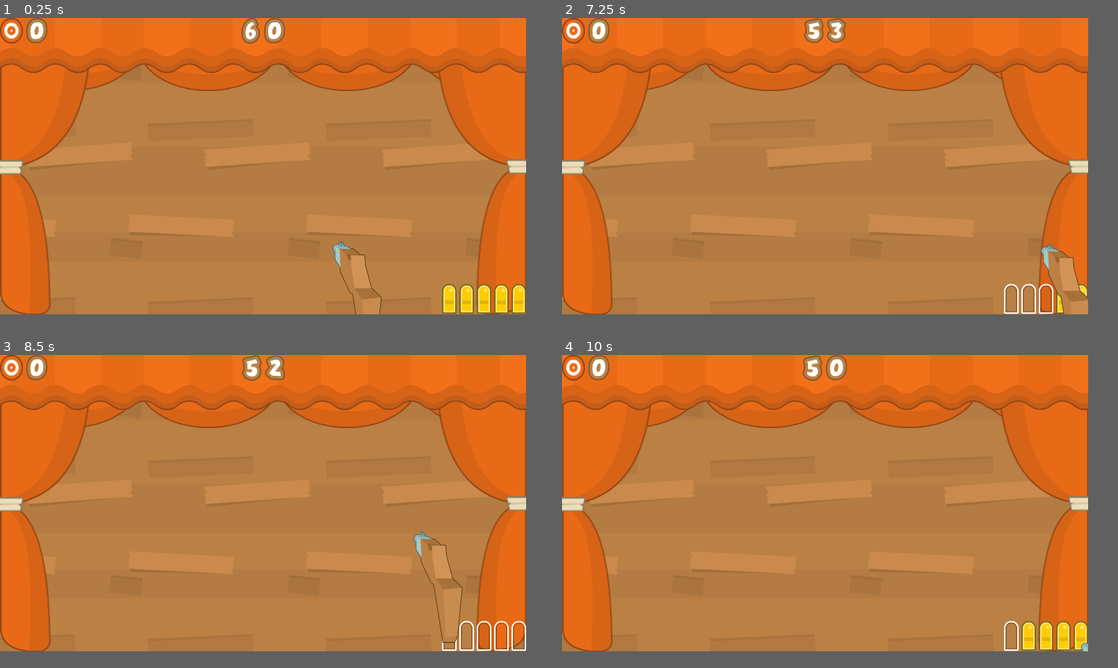
Above: before the commit, frames 1-4 (two rows, left to right).
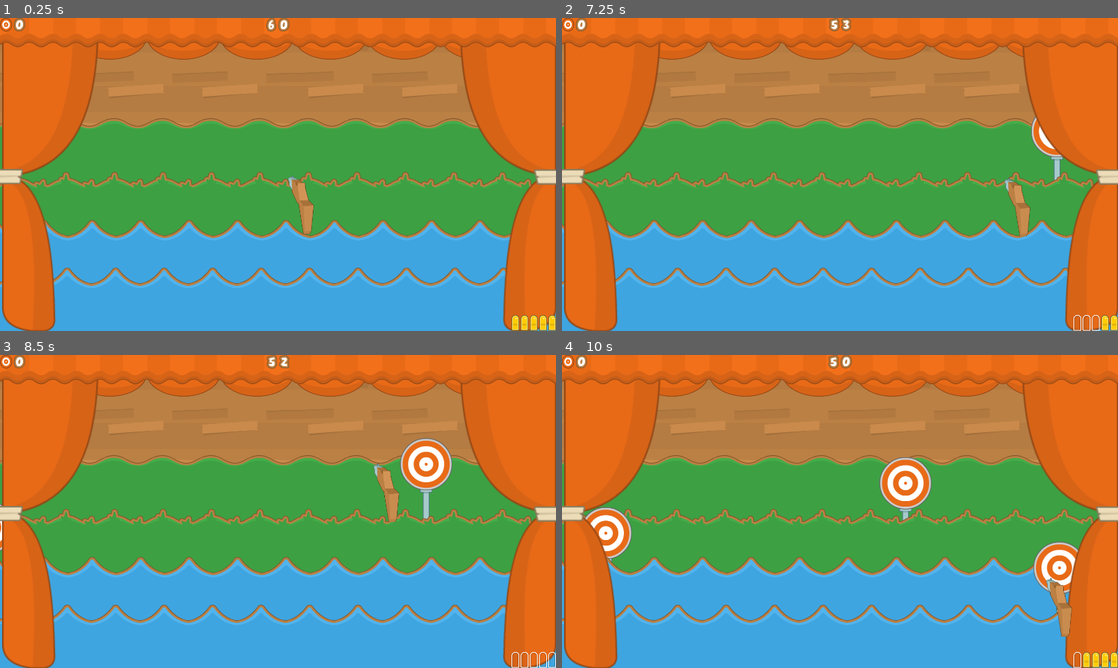
Above: after the commit, the same moments.

Repository: KieranGliver/shooting-gallery
Game: Godot game, scene res://main.tscn
Two runs of this game, one before a commit and one after it. Both use one fixed random seed, a clock stepped at 60 frames per second and the inputs below.
Inputs (mouse positions are in pixels of both pictures, inside the frame that each line leads up to):
- Up to frame 1 (0.25 s): no input
- Up to frame 2 (7.25 s): move the mouse to (940, 152) at 0.52 s; press the mouse at (940, 152) at 0.53 s; move the mouse to (717, 180) at 1.27 s; release the mouse at (717, 180) at 1.28 s; click (717, 180) at 1.35 s; move the mouse to (878, 102) at 2.02 s; press the mouse at (878, 102) at 2.03 s; move the mouse to (801, 224) at 2.77 s; release the mouse at (801, 224) at 2.78 s; click (801, 224) at 2.85 s; move the mouse to (984, 212) at 3.52 s; press the mouse at (984, 212) at 3.53 s; move the mouse to (667, 121) at 4.27 s; release the mouse at (667, 121) at 4.28 s; click (667, 121) at 4.35 s; move the mouse to (851, 165) at 5.02 s; press the mouse at (851, 165) at 5.03 s; move the mouse to (745, 93) at 5.77 s; release the mouse at (745, 93) at 5.78 s; click (745, 93) at 5.85 s; move the mouse to (940, 152) at 6.52 s; press the mouse at (940, 152) at 6.53 s
- Up to frame 3 (8.5 s): move the mouse to (155, 517) at 7.27 s; release the mouse at (155, 517) at 7.28 s; click (155, 517) at 7.35 s; move the mouse to (316, 439) at 8.02 s; press the mouse at (316, 439) at 8.03 s
- Up to frame 4 (10 s): move the mouse to (801, 561) at 8.77 s; release the mouse at (801, 561) at 8.78 s; click (801, 561) at 8.85 s; move the mouse to (984, 549) at 9.52 s; press the mouse at (984, 549) at 9.53 s
In our replay, the window is 757x426 before the commit and 800x450 after it. These sizes can differ from the game's own. Grey fills any space a smaller window leaves; there, only what the larger window draws over its background counts as a difference.

The runs differ from the first frame. In frame 1, 67% of the frame differs, in the area x 0-100%, y 0-100%; in frame 2, 67%; in frame 3, 67%; in frame 4, 67%.

Commit message:
Added target split

Diff:
--- a/ammo_display.gd
+++ b/ammo_display.gd
@@ -14,8 +14,10 @@
 func _ready():
 	ammo = max_ammo
 
+
 func reload():
 	ammo = max_ammo
+
 
 func shoot() -> bool:
 	ammo -= 1
@@ -23,6 +25,7 @@
 		reload()
 		return false
 	return true
+
 
 func add_image(texture: Texture2D):
 	var display = TextureRect.new()
--- /dev/null
+++ b/broken_target.tscn
@@ -0,0 +1,21 @@
+[gd_scene load_steps=4 format=3 uid="uid://chlvqsfrf61hh"]
+
+[ext_resource type="Texture2D" uid="uid://djesg2wfd8i55" path="res://Assets/PNG/Objects/stick_metal_outline_broken.png" id="1_7qptx"]
+[ext_resource type="Texture2D" uid="uid://dtydkljk7y8ox" path="res://Assets/PNG/Objects/target_red2_outline.png" id="2_bvq5a"]
+[ext_resource type="Texture2D" uid="uid://powmhbkx82rt" path="res://Assets/PNG/Objects/target_back_outline.png" id="3_hbnlc"]
+
+[node name="BrokenTarget" type="RigidBody2D"]
+gravity_scale = 0.5
+
+[node name="Stick" type="Sprite2D" parent="."]
+position = Vector2(-1, -4)
+texture = ExtResource("1_7qptx")
+offset = Vector2(0, 100)
+flip_v = true
+
+[node name="BullseyeFront" type="Sprite2D" parent="."]
+texture = ExtResource("2_bvq5a")
+
+[node name="BullseyeBack" type="Sprite2D" parent="."]
+visible = false
+texture = ExtResource("3_hbnlc")
--- a/main.gd
+++ b/main.gd
@@ -1,14 +1,19 @@
 extends Node2D
+
+enum State {IDLE, RUNNING}
 
 @export var round_length: int = 0
 
 var events: Dictionary = {} # events[int] = Callable
 var tick: int = 0
+var current: State = State.IDLE
 
+@onready var wave_managers = $WaveManagers
 @onready var score_display = $CanvasLayer/ScoreDisplay
 @onready var ammo_display = $CanvasLayer/AmmoDisplay
 @onready var time_display = $CanvasLayer/TimeDisplay
 @onready var text_display = $CanvasLayer/TextDisplay
+@onready var little_hand = $LittleHand
 
 
 func _ready():
@@ -22,12 +27,9 @@
 
 func _unhandled_input(event: InputEvent) -> void:
 	if event.is_action_pressed("left_mouse"):
-		if not ammo_display.shoot():
-			get_viewport().set_input_as_handled()
-
-
-func start():
-	time_display.data = round_length
+		if current == State.RUNNING:
+			if not ammo_display.shoot(): # Reduces ammo_display ammo
+				get_viewport().set_input_as_handled()
 
 
 func _on_little_hand_timeout() -> void:
@@ -39,5 +41,17 @@
 		game_over()
 
 
+func start():
+	time_display.data = round_length
+	little_hand.start()
+	current = State.RUNNING
+
+
 func game_over():
 	text_display.game_over = true
+	for child in wave_managers.get_children():
+		child.wave_interval = 0.0
+	for node in get_tree().get_nodes_in_group("target"):
+		node.queue_free()
+	little_hand.stop()
+	current = State.IDLE
--- a/main.tscn
+++ b/main.tscn
@@ -6,7 +6,10 @@
 [ext_resource type="Texture2D" uid="uid://bh36wrvrjew6o" path="res://Assets/PNG/Stall/curtain_rope.png" id="2_7mycd"]
 [ext_resource type="Texture2D" uid="uid://cdtlmwrw371ep" path="res://Assets/PNG/Stall/curtain_straight.png" id="3_272bh"]
 [ext_resource type="PackedScene" uid="uid://it4glx3thati" path="res://wave_manager.tscn" id="3_dg77c"]
+[ext_resource type="Texture2D" uid="uid://c7ayovqw2ulg4" path="res://Assets/PNG/Stall/grass1.png" id="4_vivmo"]
+[ext_resource type="Texture2D" uid="uid://bfoovrob4no2u" path="res://Assets/PNG/Stall/grass2.png" id="5_2cqfq"]
 [ext_resource type="Texture2D" uid="uid://bvx1fgyymb505" path="res://Assets/PNG/Stall/curtain_top.png" id="5_5vw27"]
+[ext_resource type="Texture2D" uid="uid://c4e77156vo0vx" path="res://Assets/PNG/Stall/water1.png" id="6_yaehf"]
 [ext_resource type="PackedScene" uid="uid://b8y8ugia3ch8c" path="res://shooter.tscn" id="7_272bh"]
 [ext_resource type="Texture2D" uid="uid://pv48qs4qy05a" path="res://Assets/PNG/HUD/icon_target.png" id="9_dg77c"]
 [ext_resource type="PackedScene" uid="uid://b7kaox1uoee2m" path="res://ammo_display.tscn" id="10_dg77c"]
@@ -36,47 +39,84 @@
 stretch_mode = 1
 metadata/_edit_lock_ = true
 
-[node name="WaveManager" parent="ParallaxBackground" instance=ExtResource("3_dg77c")]
-position = Vector2(841, 241)
+[node name="WaveManagers" type="Node2D" parent="."]
+
+[node name="WaveManager" parent="WaveManagers" instance=ExtResource("3_dg77c")]
+position = Vector2(-120, 173)
+wave_interval = 15
+terrain_texture = ExtResource("4_vivmo")
+terrain_y_offset = 100.0
+target_distance = 1800.0
+target_speed = 200.0
+target_amplitude = 30.0
+target_wavelength = 4.0
+
+[node name="WaveManager2" parent="WaveManagers" instance=ExtResource("3_dg77c")]
+position = Vector2(1683, 319)
 wave_interval = 5
-terrain_y_offset = -100.0
-target_distance = 1000.0
+terrain_texture = ExtResource("5_2cqfq")
+terrain_y_offset = 100.0
+target_distance = 1800.0
+target_speed = 150.0
+target_angle = 180.0
+target_amplitude = 30.0
+target_wavelength = 4.0
+
+[node name="WaveManager3" parent="WaveManagers" instance=ExtResource("3_dg77c")]
+position = Vector2(-79, 450)
+wave_interval = 8
+terrain_texture = ExtResource("6_yaehf")
+terrain_y_offset = 100.0
+target_distance = 1800.0
 target_speed = 100.0
-target_angle = 49.714
-target_amplitude = 50.0
+target_amplitude = 40.0
+target_wavelength = 6.0
+
+[node name="WaveManager4" parent="WaveManagers" instance=ExtResource("3_dg77c")]
+position = Vector2(1653, 580)
+wave_interval = 7
+terrain_texture = ExtResource("6_yaehf")
+terrain_y_offset = 100.0
+target_distance = 1800.0
+target_speed = 100.0
+target_angle = 180.0
+target_amplitude = 20.0
 target_wavelength = 3.0
 
 [node name="CanvasLayer" type="CanvasLayer" parent="."]
 
 [node name="Curtains" type="Node2D" parent="CanvasLayer"]
-metadata/_edit_lock_ = true
 
 [node name="CurtainTop" type="TextureRect" parent="CanvasLayer/Curtains"]
-offset_top = 42.0
-offset_right = 757.0
-offset_bottom = 105.0
+offset_top = 50.0
+offset_right = 1514.0
+offset_bottom = 113.0
 texture = ExtResource("5_5vw27")
 stretch_mode = 1
 
 [node name="CurtainLeft" type="Sprite2D" parent="CanvasLayer/Curtains"]
-position = Vector2(66, 214)
+position = Vector2(137, 428)
+scale = Vector2(2, 2)
 texture = ExtResource("1_lquwl")
 
 [node name="CurtainRight" type="Sprite2D" parent="CanvasLayer/Curtains"]
-position = Vector2(692, 213)
+position = Vector2(1384, 427)
+scale = Vector2(2, 2)
 texture = ExtResource("1_lquwl")
 flip_h = true
 
 [node name="CurtainRopeRight" type="Sprite2D" parent="CanvasLayer/Curtains"]
-position = Vector2(748, 214)
+position = Vector2(1494, 433)
+scale = Vector2(2, 2)
 texture = ExtResource("2_7mycd")
 
 [node name="CurtainRopeLeft" type="Sprite2D" parent="CanvasLayer/Curtains"]
-position = Vector2(14, 215)
+position = Vector2(23, 432)
+scale = Vector2(2, 2)
 texture = ExtResource("2_7mycd")
 
 [node name="CurtainStraight" type="TextureRect" parent="CanvasLayer/Curtains"]
-offset_right = 758.0
+offset_right = 1517.0
 offset_bottom = 80.0
 texture = ExtResource("3_272bh")
 stretch_mode = 1
@@ -109,6 +149,5 @@
 metadata/_edit_lock_ = true
 
 [node name="LittleHand" type="Timer" parent="."]
-autostart = true
 
 [connection signal="timeout" from="LittleHand" to="." method="_on_little_hand_timeout"]
--- a/project.godot
+++ b/project.godot
@@ -21,8 +21,8 @@
 
 [display]
 
-window/size/viewport_width=757
-window/size/viewport_height=426
+window/size/viewport_width=1514
+window/size/viewport_height=852
 mouse_cursor/custom_image="uid://bl8u4fdv0n5jn"
 mouse_cursor/custom_image_hotspot=Vector2(23, 23)
 
--- a/shooter.tscn
+++ b/shooter.tscn
@@ -7,6 +7,6 @@
 script = ExtResource("1_5r21y")
 
 [node name="Gun" type="Sprite2D" parent="."]
-position = Vector2(180, 213)
+position = Vector2(151, 133)
 scale = Vector2(0.5, 0.5)
 texture = ExtResource("2_5r21y")
--- a/target.gd
+++ b/target.gd
@@ -3,6 +3,7 @@
 extends Node2D
 
 const ShotHole: PackedScene = preload("res://shot_hole.tscn")
+const BrokenTarget: PackedScene = preload("res://broken_target.tscn")
 
 @export var velocity: Vector2 = Vector2.ZERO
 @export var amplitude: float = 0.0
@@ -10,9 +11,13 @@
 
 var time_passed: float = 0.0
 var base_y: float = 0.0
+var sprite_data: TargetSpriteData = TargetSpriteData.new()
 
 @onready var animation_player: AnimationPlayer = $AnimationPlayer
 @onready var hole_container: Node2D = $holes
+@onready var stick_sprite: Sprite2D = $Stick/Sprite
+@onready var bullseye_front_sprite: Sprite2D = $Bullseye/FrontSprite
+@onready var bullseye_back_sprite: Sprite2D = $Bullseye/BackSprite
 
 
 func _physics_process(delta: float) -> void:
@@ -33,6 +38,12 @@
 			GlobalData.score += 1
 
 
+func _on_stick_input_event(_viewport: Node, event: InputEvent, _shape_idx: int) -> void:
+	if event is InputEventMouseButton:
+		if event.button_index == MOUSE_BUTTON_LEFT and event.is_pressed():
+			split()
+
+
 func create_hole(local_position: Vector2):
 	var hole = ShotHole.instantiate()
 	hole.position = local_position
@@ -42,3 +53,18 @@
 func flip_hole():
 	for child in hole_container.get_children():
 		child.position.x = -child.position.x
+
+
+func split():
+	var broken_target = BrokenTarget.instantiate()
+	add_child(broken_target)
+	broken_target.angular_velocity = randf_range(-5.0, 5.0)
+	broken_target.linear_velocity = Vector2(randf_range(-500, 500), randf_range(-500, -300))
+	bullseye_front_sprite.visible = false
+	bullseye_back_sprite.visible = false
+	for child in get_children():
+		if child is Area2D:
+			child.input_pickable = false
+	remove_child(hole_container)
+	broken_target.add_child(hole_container)
+	stick_sprite.texture = sprite_data.stick_sprite[sprite_data.stick_sprite_index.BROKEN_METAL]
--- a/target.tscn
+++ b/target.tscn
@@ -6,7 +6,7 @@
 [ext_resource type="Texture2D" uid="uid://powmhbkx82rt" path="res://Assets/PNG/Objects/target_back_outline.png" id="4_ufrq1"]
 
 [sub_resource type="RectangleShape2D" id="RectangleShape2D_uqips"]
-size = Vector2(14, 113)
+size = Vector2(26, 126.125)
 
 [sub_resource type="CircleShape2D" id="CircleShape2D_ufrq1"]
 radius = 70.0
@@ -114,20 +114,23 @@
 &"spin": SubResource("Animation_uqips")
 }
 
-[node name="Target" type="Node2D"]
+[node name="Target" type="Node2D" groups=["target"]]
 script = ExtResource("1_uqips")
 
 [node name="Stick" type="Area2D" parent="."]
 position = Vector2(0, 123)
+monitoring = false
+monitorable = false
 
 [node name="Sprite" type="Sprite2D" parent="Stick"]
 texture = ExtResource("1_e1yvt")
 
 [node name="CollisionShape2D" type="CollisionShape2D" parent="Stick"]
-position = Vector2(0, 4.5)
 shape = SubResource("RectangleShape2D_uqips")
 
 [node name="Bullseye" type="Area2D" parent="."]
+monitoring = false
+monitorable = false
 
 [node name="FrontSprite" type="Sprite2D" parent="Bullseye"]
 texture = ExtResource("2_5ebp1")
@@ -146,4 +149,5 @@
 &"": SubResource("AnimationLibrary_8d2pw")
 }
 
+[connection signal="input_event" from="Stick" to="." method="_on_stick_input_event"]
 [connection signal="input_event" from="Bullseye" to="." method="_on_bullseye_input_event"]
--- a/target_manager.gd
+++ b/target_manager.gd
@@ -7,7 +7,11 @@
 	set(value):
 		wave_interval = value
 		_on_set_wave_interval()
-@export var terrain_y_offset: float = 0.0:
+@export var terrain_texture: Texture2D:
+	set(value):
+		terrain_texture = value
+		_on_set_terrain_texture()
+@export_range(0, 500, 5) var terrain_y_offset: float = 0.0:
 	set(value):
 		terrain_y_offset = value
 		update_terrain()
@@ -32,49 +36,69 @@
 @onready var terrain: TextureRect = $Terrain
 @onready var internal_timer: Timer = $Timers/Internal
 
+
 func _ready():
+	_on_set_terrain_texture()
 	_on_set_wave_interval()
 	_on_set_target_rotation()
 	_on_set_target_speed()
 	_on_set_target_distance()
 
+
 func _internal_timer_timeout():
 	#print("WaveManager: spawn")
 	spawn_target()
 
+
 func spawn_target():
 	var target = TargetPackedScene.instantiate()
 	add_child(target)
-	move_child(target, 0) # Fix rendering behind terrain
+	move_child(target, 0) # Move target rendering behind terrain
 	target.velocity = Vector2.RIGHT.rotated(deg_to_rad(target_angle)) * target_speed
 	target.amplitude = target_amplitude
 	target.wavelength = target_wavelength
+	# Replace later
 	await get_tree().create_timer(target_lifetime).timeout
-	target.queue_free()
+	if target:
+		target.queue_free()
+
 
 func _on_set_wave_interval():
-	if internal_timer != null:
-		internal_timer.stop()
-		if wave_interval > 0:
-			internal_timer.wait_time = wave_interval
-			internal_timer.start()
-		print("Set Wave interval: ", wave_interval)
+	if not internal_timer:
+		return
+
+	internal_timer.stop()
+	if wave_interval > 0:
+		internal_timer.wait_time = wave_interval
+		internal_timer.start()
+	print("Set Wave interval: ", wave_interval)
+
+
+func _on_set_terrain_texture():
+	if not terrain:
+		return
+	terrain.texture = terrain_texture
+
 
 func _on_set_target_rotation():
 	update_terrain()
 
+
 func _on_set_target_speed():
 	calculate_target_lifetime()
+
 
 func _on_set_target_distance():
 	calculate_target_lifetime()
 	update_terrain()
+
 
 func calculate_target_lifetime():
 	if target_speed > 0:
 		target_lifetime = target_distance / target_speed
 	else:
 		target_lifetime = 0.0
+
 
 func update_terrain():
 	if not terrain:
--- /dev/null
+++ b/target_sprite_data.gd
@@ -0,0 +1,34 @@
+class_name TargetSpriteData
+extends Resource
+
+enum bullseye_sprite_index {
+	TARGET_BACK,
+	TARGET_COLOURED,
+	TARGET_RED1,
+	TARGET_RED2,
+	TARGET_RED3,
+	TARGET_WHITE,
+}
+enum stick_sprite_index {
+	WOODEN,
+	METAL,
+	TAPED_WOODEN,
+	BROKEN_WOODEN,
+	BROKEN_METAL,
+}
+
+static var bullseye_sprite := [
+	preload("res://Assets/PNG/Objects/target_back_outline.png"),
+	preload("res://Assets/PNG/Objects/target_colored_outline.png"),
+	preload("res://Assets/PNG/Objects/target_red1_outline.png"),
+	preload("res://Assets/PNG/Objects/target_red2_outline.png"),
+	preload("res://Assets/PNG/Objects/target_red3_outline.png"),
+	preload("res://Assets/PNG/Objects/target_white_outline.png"),
+]
+static var stick_sprite := [
+	preload("res://Assets/PNG/Objects/stick_wood_outline.png"),
+	preload("res://Assets/PNG/Objects/stick_metal_outline.png"),
+	preload("res://Assets/PNG/Objects/stick_woodFixed_outline.png"),
+	preload("res://Assets/PNG/Objects/stick_wood_outline_broken.png"),
+	preload("res://Assets/PNG/Objects/stick_metal_outline_broken.png"),
+]
--- a/wave_manager.tscn
+++ b/wave_manager.tscn
@@ -1,14 +1,12 @@
-[gd_scene load_steps=3 format=3 uid="uid://it4glx3thati"]
+[gd_scene load_steps=2 format=3 uid="uid://it4glx3thati"]
 
 [ext_resource type="Script" uid="uid://cpqu70ch7w61j" path="res://target_manager.gd" id="1_050wf"]
-[ext_resource type="Texture2D" uid="uid://c7ayovqw2ulg4" path="res://Assets/PNG/Stall/grass1.png" id="3_mdkq7"]
 
 [node name="WaveManager" type="Node2D"]
 script = ExtResource("1_050wf")
 
 [node name="Terrain" type="TextureRect" parent="."]
 offset_bottom = 200.001
-texture = ExtResource("3_mdkq7")
 expand_mode = 1
 stretch_mode = 1
 
Not shown: 1 places in main.tscn that only renumber resources
Not shown, added: target_sprite_data.gd.uid
